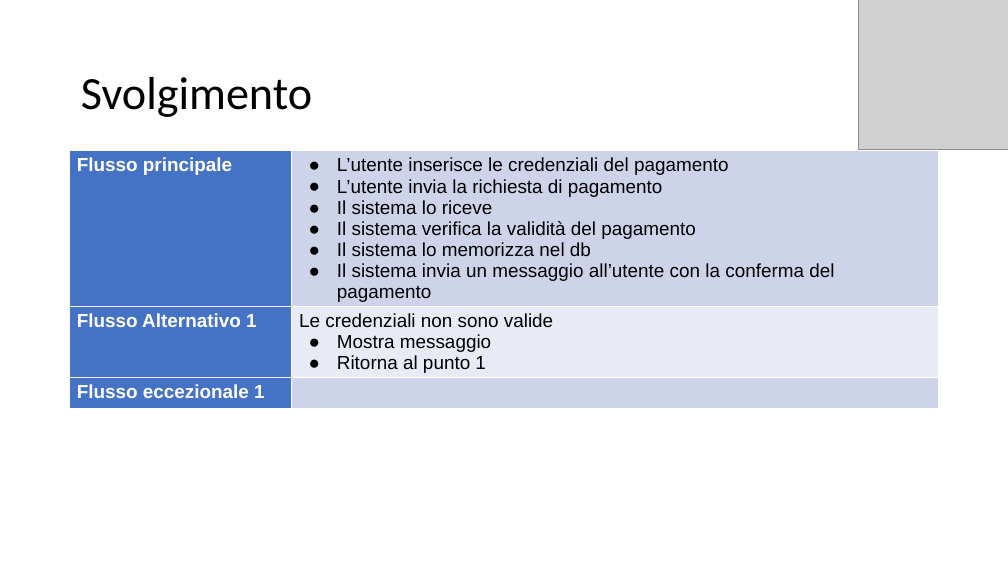
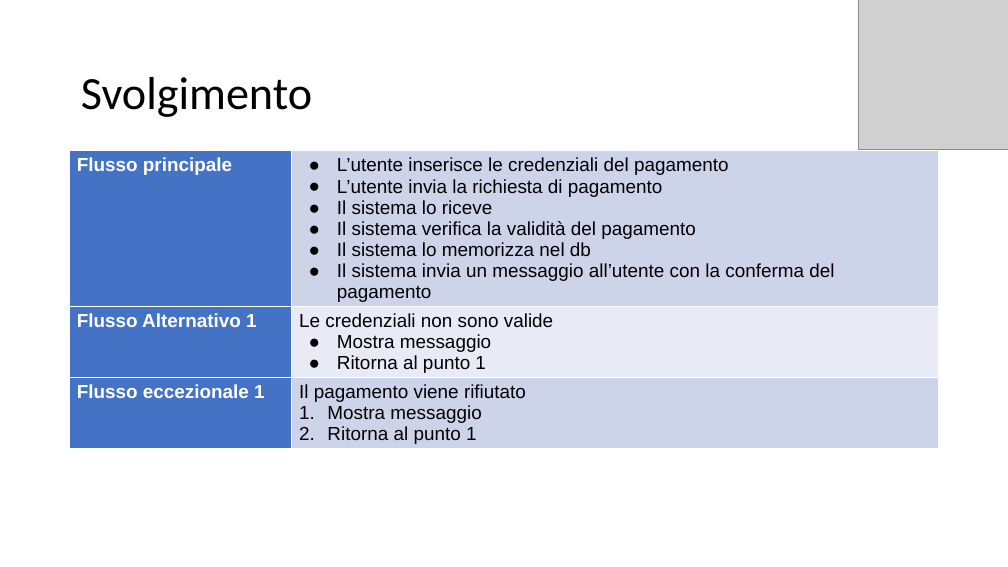
Before and after one commit to itsar19-20/quiz, a slide deck: slide 4 of docs/UseCaseApp/Sistema/UseCaseGestionePagamenti.pptx. Drawn at 1008x567 pixels with LibreOffice and Linux fonts; fonts in the diff are those of the drawing; grey boxes stand for pictures. Boxes give left, top, right and bottom in pixels: in the first picture for what was removed or moved away, otherwise in the second. Text is boxed around its words. In the diff, an @@ line names an element or a change of style, - is before the commit and + after.

```diff
--- a/docs/UseCaseApp/Sistema/UseCaseGestionePagamenti.pptx
+++ b/docs/UseCaseApp/Sistema/UseCaseGestionePagamenti.pptx
@@ table at (70,151,939,448) @@
-row 3, column 2: 
+row 3, column 2: Il pagamento viene rifiutato / Mostra messaggio / Ritorna al punto 1
```
Also in this commit, not shown: 2 other slides changed, 4 other files.
